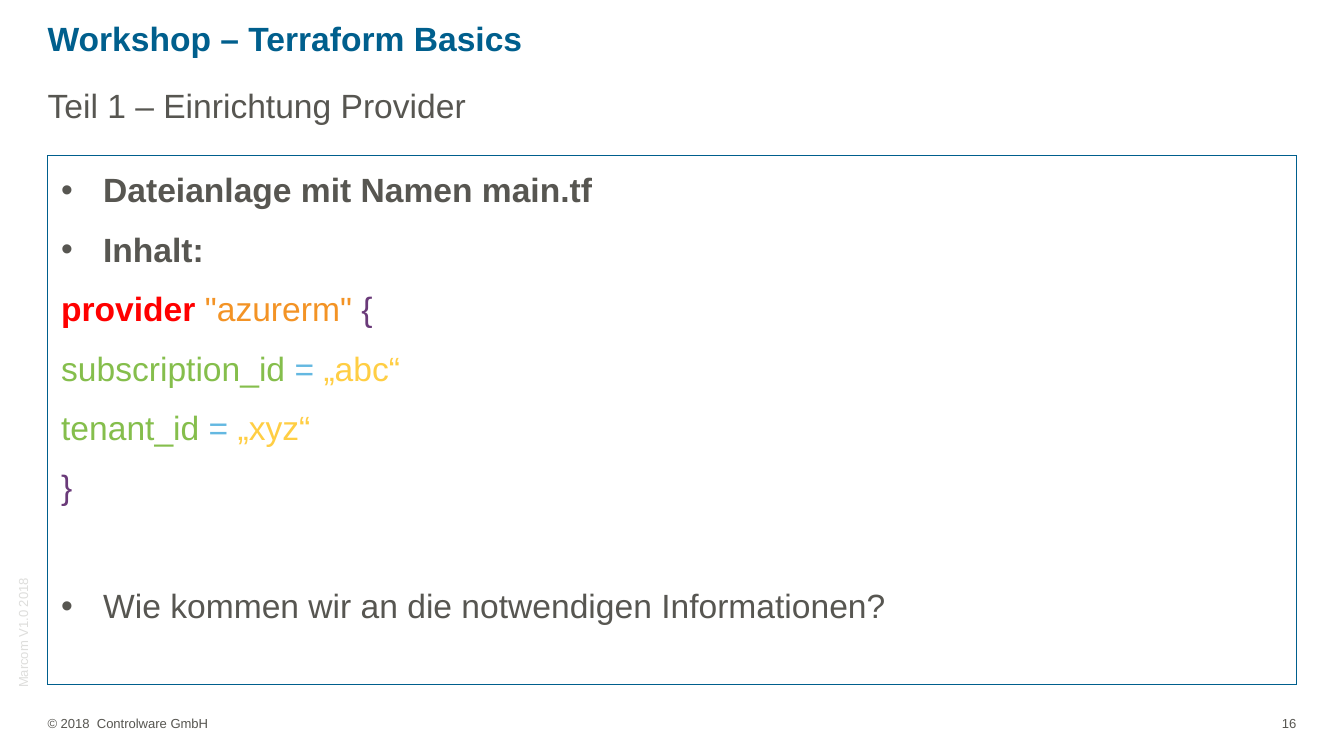
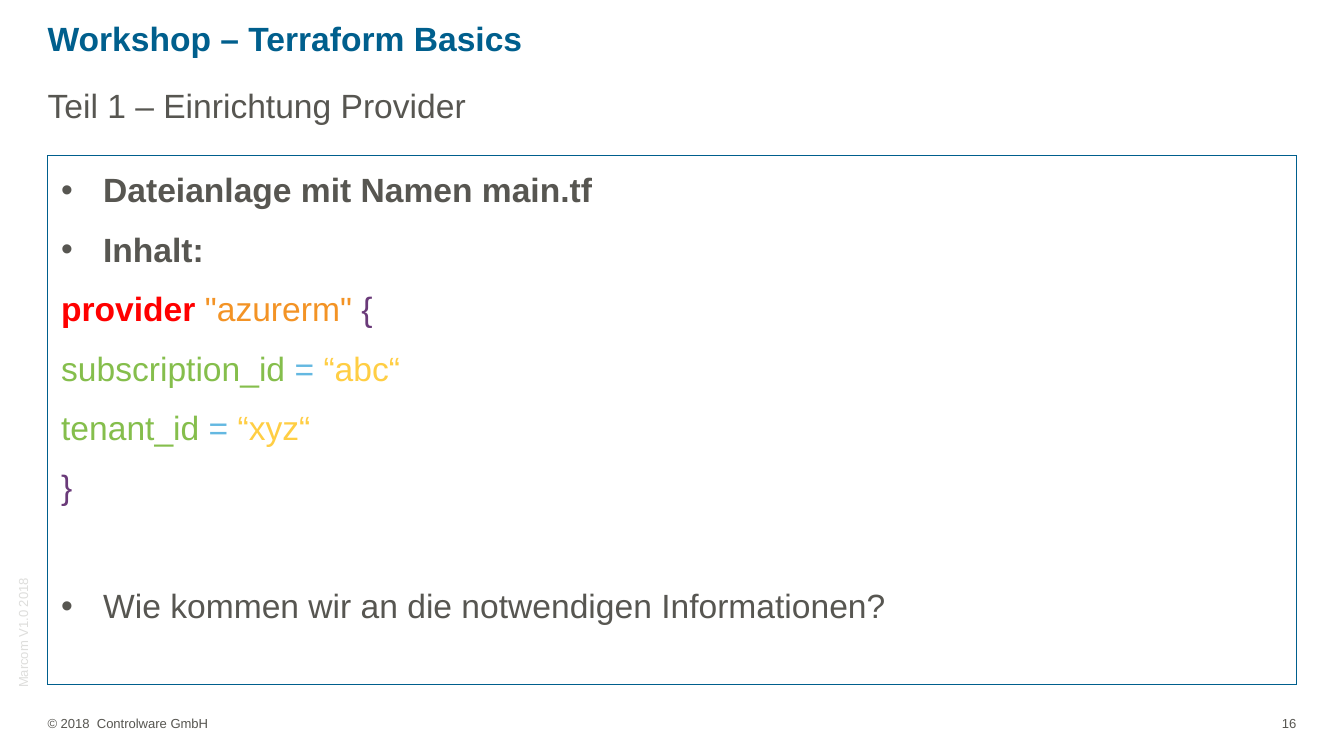
Before and after one commit to rscheder/workshops, a slide deck: slide 16 of tf/ppt/Workshop_Terraform_Basic.pptx. Drawn at 1344x756 pixels with LibreOffice and Linux fonts; fonts in the diff are those of the drawing; background and template pictures are left out. Boxes give left, top, right and bottom in pixels: in the first picture for what was removed or moved away, otherwise in the second. Text is boxed around its words. In the diff, an @@ line names an element or a change of style, - is before the commit and + after.

```diff
--- a/tf/ppt/Workshop_Terraform_Basic.pptx
+++ b/tf/ppt/Workshop_Terraform_Basic.pptx
@@ text at (61,356,400,446): text changed @@
-subscription_id = „abc“
-tenant_id = „xyz“
+subscription_id = “abc“
+tenant_id = “xyz“
```
Also in this commit, not shown: 4 other slides changed, 1 slide added, 3 other files.
